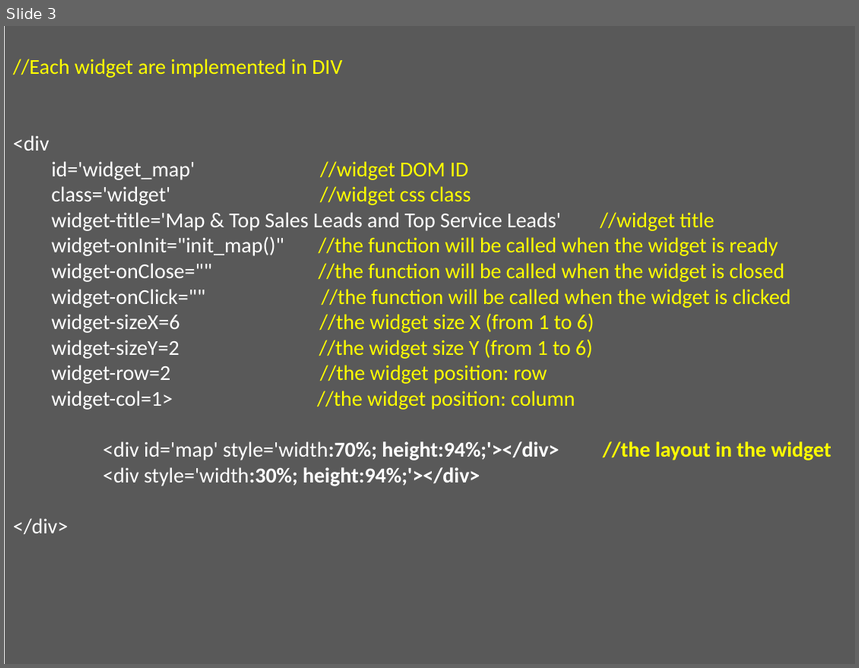
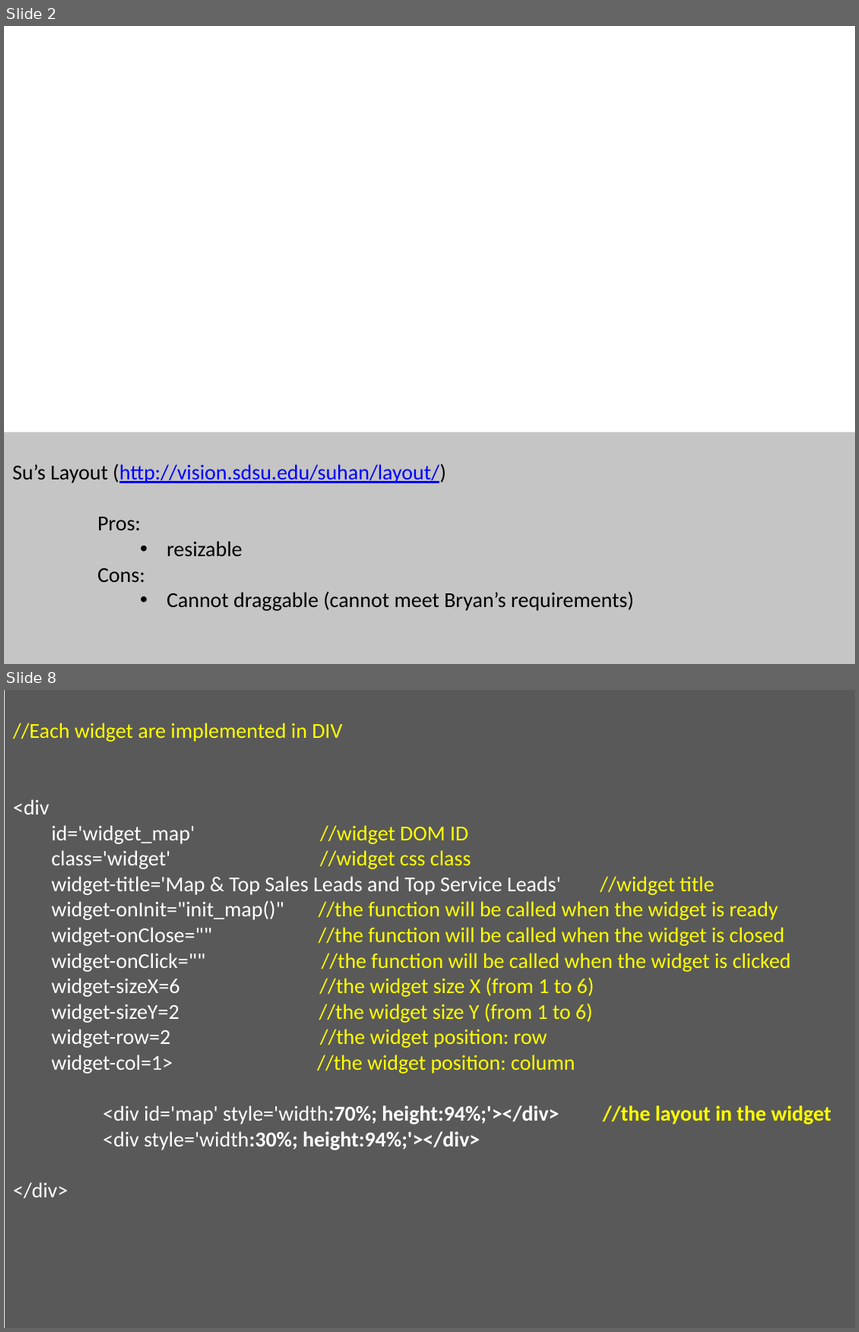
Before and after one commit to PathGeo/SalesTime, a slide deck: demo/doc/create widget.pptx. Shown one above the other, each under a label of ours: slide 3 before the commit, slides 2 and 8 after it; the slides between them are not shown. The pictures are 859x668 and 859x1332 pixels, drawn with LibreOffice and Linux fonts; fonts in the diff are those of the drawing; background and template pictures are left out. Boxes give left, top, right and bottom in pixels: in the first picture for what was removed or moved away, otherwise in the second. Text is boxed around its words. In the diff, an @@ line names an element or a change of style, - is before the commit and + after.

```diff
--- a/demo/doc/create widget.pptx
+++ b/demo/doc/create widget.pptx
@@ slide 2 added at [4, 26, 855, 664], background picture (left out) @@
@@ rectangle added at [4, 432, 855, 664], fill #BFBFBF at 90% opacity, 18 pt, text #000000 @@
+Su’s Layout (http://vision.sdsu.edu/suhan/layout/)
+Pros:
+      • resizable
+Cons:
+      • Cannot draggable (cannot meet Bryan’s requirements)
@@ what was slide 3 is now slide 8 @@
```
Also in this commit, not shown: 2 slides changed, 4 other slides added, 3 other files.
